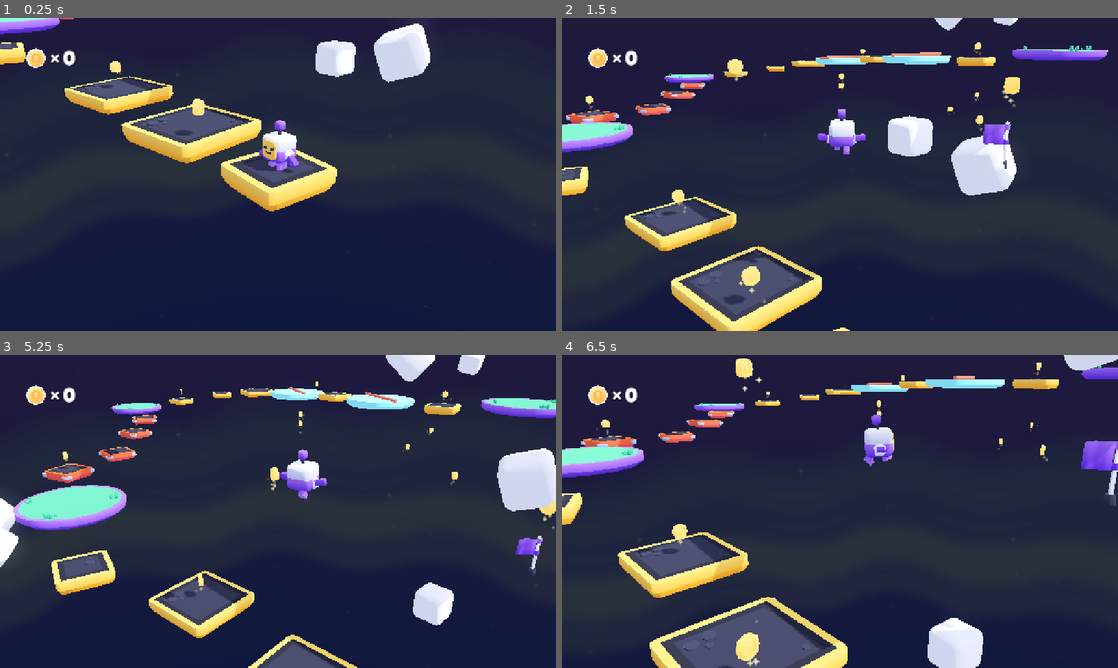
Above: before the commit, frames 1-4 (two rows, left to right).
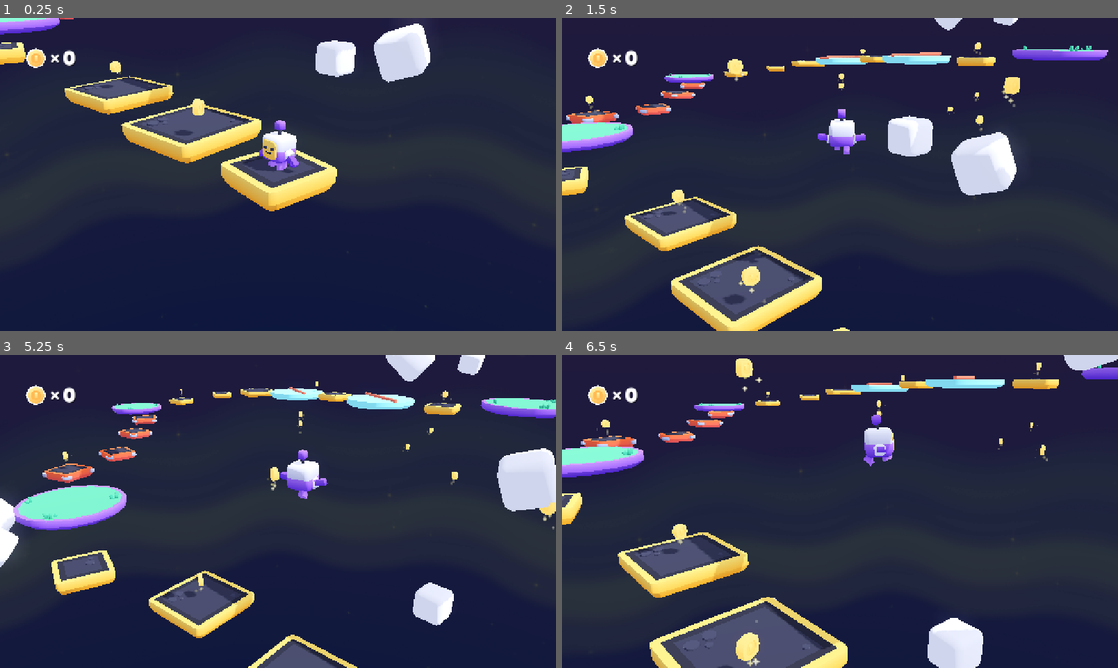
Above: after the commit, the same moments.

Repository: insertnewusername/3d-platformer
Game: Godot game, scene res://scenes/main.tscn
Two runs of this game, one before a commit and one after it. Both use one fixed random seed, a clock stepped at 60 frames per second and the inputs below.
Inputs (mouse positions are in pixels of both pictures, inside the frame that each line leads up to):
- Up to frame 1 (0.25 s): no input
- Up to frame 2 (1.5 s): tap Enter at 0.5 s; move the mouse to (812, 237) at 0.52 s; hold W (move_forward) from 0.53 s (still down); tap Down (camera_down) at 0.6 s; click (812, 237) at 0.67 s; tap Space (jump) at 0.77 s; move the mouse to (1006, 221) at 1.27 s; tap Left (camera_left) at 1.35 s
- Up to frame 3 (5.25 s): tap Space (jump) at 1.52, 3.02, 3.77, 4.52 s; move the mouse to (111, 464) at 2.02 s; release W (move_forward) at 2.03 s; hold A (move_left) 2.03-3.53 s; tap Right (camera_right) at 2.1 s; move the mouse to (305, 511) at 2.77 s; tap Up (camera_up) at 2.85 s; click (305, 511) at 2.92 s; move the mouse to (194, 433) at 3.52 s; hold S (move_back) 3.53-4.28 s; tap Alt at 3.6 s; move the mouse to (400, 495) at 4.27 s; hold D (move_right) 4.28-5.03 s; tap Shift at 4.35 s; move the mouse to (166, 527) at 5.02 s; hold W (move_forward) from 5.03 s (still down); tap Down (camera_down) at 5.1 s; click (166, 527) at 5.17 s
- Up to frame 4 (6.5 s): move the mouse to (895, 442) at 5.77 s; release W (move_forward) at 5.78 s; hold D (move_right) from 5.78 s (still down); tap Left (camera_left) at 5.85 s; tap Space (jump) at 6.02 s

The runs differ from the first frame. In frame 1, less than 0.1% of the frame differs, in the area x 63-73%, y 4-15%; in frame 2, 0.3%; in frame 3, 0.3%; in frame 4, 0.7%, in the area x 93-100%, y 27-49%.
Error in both runs: Invalid assignment of property or key 'light_energy' with value of type 'float' on a base object of type 'null instance'. (res://scripts/main.gd:12)

Commit message:
make finish platform

Diff:
--- /dev/null
+++ b/objects/finishplat.tscn
@@ -0,0 +1,15 @@
+[gd_scene format=3 uid="uid://b1shqm2pmcii4"]
+
+[sub_resource type="BoxMesh" id="BoxMesh_j731o"]
+
+[sub_resource type="StandardMaterial3D" id="StandardMaterial3D_gn08b"]
+albedo_color = Color(0.50980395, 1, 0.5137255, 1)
+
+[node name="Node3D" type="Node3D" unique_id=775873244]
+
+[node name="StaticBody3D" type="StaticBody3D" parent="." unique_id=1714490800]
+
+[node name="MeshInstance3D" type="MeshInstance3D" parent="StaticBody3D" unique_id=1308579953]
+transform = Transform3D(5.446189, 0, 0, 0, 0.4697497, 0, 0, 0, 5.950816, 0, 0, 0)
+mesh = SubResource("BoxMesh_j731o")
+surface_material_override/0 = SubResource("StandardMaterial3D_gn08b")
--- a/scenes/main.tscn
+++ b/scenes/main.tscn
@@ -9,6 +9,7 @@
 [ext_resource type="PackedScene" uid="uid://uqr4hswv6d2g" path="res://objects/platform_grass_large_round.tscn" id="8_4oh1e"]
 [ext_resource type="PackedScene" uid="uid://c8up71en5djgm" path="res://objects/platform_falling.tscn" id="9_2fnpo"]
 [ext_resource type="PackedScene" uid="uid://dtjvjdjl8cs6e" path="res://models/flag.glb" id="9_fw1f5"]
+[ext_resource type="Script" uid="uid://c18lf77wdgkko" path="res://scripts/flag.gd" id="9_jscy8"]
 [ext_resource type="PackedScene" uid="uid://dfpisimsgf5ce" path="res://objects/coin.tscn" id="10_fwhys"]
 [ext_resource type="Script" uid="uid://bap462su1xjtx" path="res://scripts/hud.gd" id="11_apvpm"]
 [ext_resource type="PackedScene" uid="uid://dy017k58p20sk" path="res://objects/cloud.tscn" id="13_drtpy"]
@@ -20,6 +21,7 @@
 [ext_resource type="PackedScene" uid="uid://8crl27syp4yp" path="res://objects/movingplatform.tscn" id="17_gqmmt"]
 [ext_resource type="FontFile" uid="uid://d0cxd77jybrcn" path="res://fonts/lilita_one_regular.ttf" id="17_tk810"]
 [ext_resource type="PackedScene" uid="uid://die2kf4o6k8gt" path="res://objects/movinglazerr.tscn" id="17_yc10j"]
+[ext_resource type="PackedScene" uid="uid://b1shqm2pmcii4" path="res://objects/finishplat.tscn" id="19_pm3ni"]
 
 [sub_resource type="BoxShape3D" id="BoxShape3D_jkv2x"]
 size = Vector3(4.6347656, 1, 5.5875244)
@@ -92,7 +94,8 @@
 transform = Transform3D(1, 0, 0, 0, 1, 0, 0, 0, 1, -18.226477, 2.1200309, 0.3867607)
 
 [node name="flag" parent="World" unique_id=878203124 instance=ExtResource("9_fw1f5")]
-transform = Transform3D(0.707107, 0, -0.707107, 0, 1, 0, 0.707107, 0, 0.707107, 0, 3.48077, -6)
+transform = Transform3D(0.7071067, 0, -0.707107, 0, 1, 0, 0.707107, 0, 0.7071067, -0.016493067, 17.382303, 8.538197)
+script = ExtResource("9_jscy8")
 
 [node name="coin" parent="World" unique_id=1599954285 instance=ExtResource("10_fwhys")]
 transform = Transform3D(1, 0, 0, 0, 1, 0, 0, 0, 1, -3, 0.635, 0)
@@ -300,6 +303,9 @@
 
 [node name="laserplatform" parent="World" unique_id=293102863 instance=ExtResource("17_yc10j")]
 transform = Transform3D(1, 0, 0, 0, 1, 0, 0, 0, 1, -10.704148, 15.908401, 8.141503)
+
+[node name="FINISHLINE" parent="World" unique_id=775873244 instance=ExtResource("19_pm3ni")]
+transform = Transform3D(1, 0, 0, 0, 1, 0, 0, 0, 1, 0.38038942, 17.164448, 8.389587)
 
 [node name="Sun" type="DirectionalLight3D" parent="." unique_id=2119582164]
 transform = Transform3D(-0.422618, -0.694272, 0.582563, 0, 0.642788, 0.766044, -0.906308, 0.323744, -0.271654, 0, 0, 0)
--- /dev/null
+++ b/scripts/flag.gd
@@ -0,0 +1,11 @@
+extends Node3D
+
+
+# Called when the node enters the scene tree for the first time.
+func _ready() -> void:
+	pass # Replace with function body.
+
+
+# Called every frame. 'delta' is the elapsed time since the previous frame.
+func _process(delta: float) -> void:
+	pass
Not shown, added: scripts/flag.gd.uid
